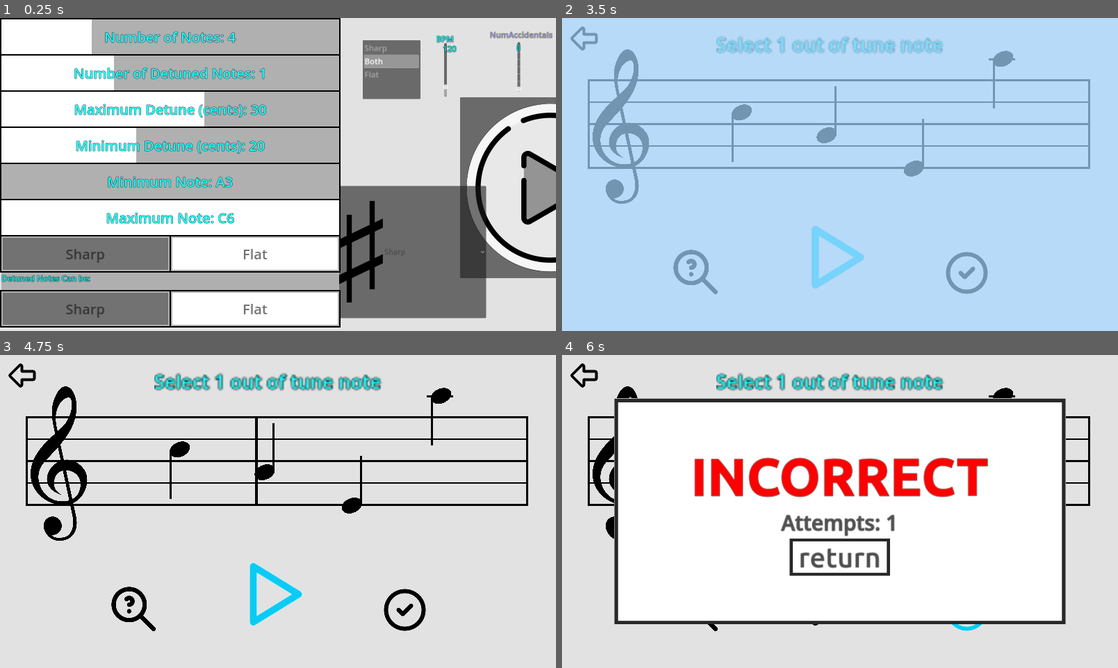
Above: before the commit, frames 1-4 (two rows, left to right).
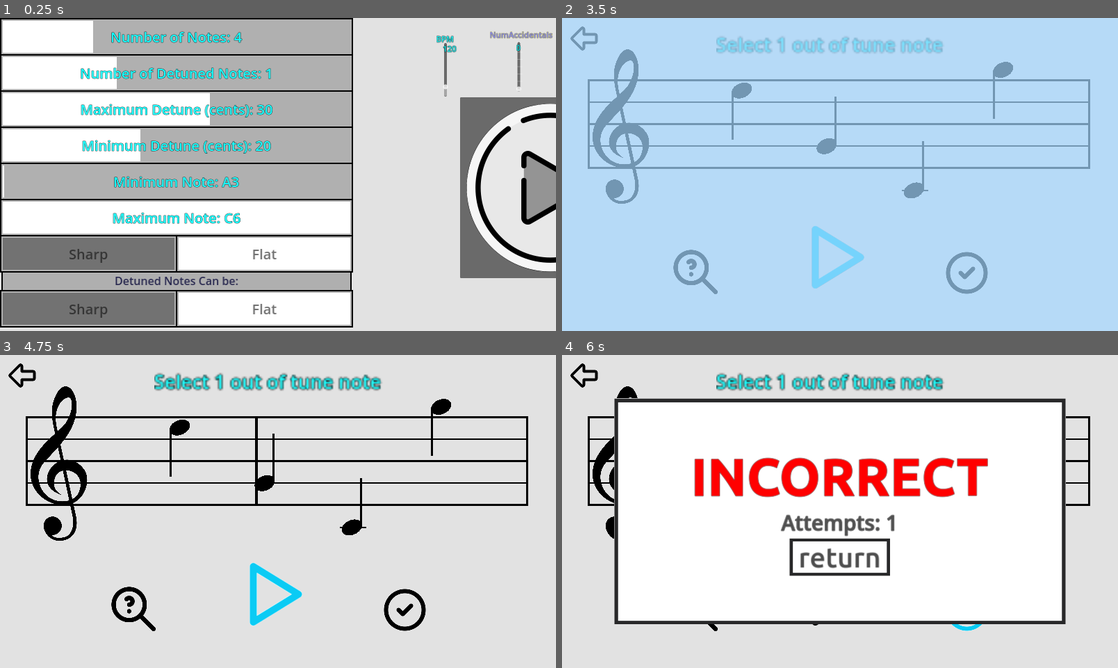
Above: after the commit, the same moments.

Repository: Sniggiho/COMP225-Reluna
Game: Godot game, scene res://Scenes/FreeplaySettingsMenu/FreeplaySettingsMenu.tscn
Same seed, same stepped clock (60 frames per second), same inputs: the game is played once before the commit and once after it. This scene is started directly instead of the project's main scene.
Inputs (mouse positions are in pixels of both pictures, inside the frame that each line leads up to):
- Up to frame 1 (0.25 s): no input
- Up to frame 2 (3.5 s): click "Sharp" at 0.5 s; click "Sharp" at 1.25 s; click "Flat" at 2 s; click (1112, 187) at 2.75 s
- Up to frame 3 (4.75 s): click (272, 592) at 3.5 s; click (272, 592) at 4.25 s
- Up to frame 4 (6 s): click (739, 448) at 5.02 s; click (967, 608) at 5.75 s

The runs differ from the first frame. In frame 1, 22% of the frame differs, in the area x 0-88%, y 0-99%; in frame 2, 1.1%; in frame 3, 1.1%; in frame 4, 0.1%.

Commit message:
Unified NewHSlider and NewItemList Design

Diff:
--- a/Project/Scenes/FreeplaySettingsMenu/FreeplaySettingsMenu.tscn
+++ b/Project/Scenes/FreeplaySettingsMenu/FreeplaySettingsMenu.tscn
@@ -1,16 +1,12 @@
-[gd_scene load_steps=21 format=3 uid="uid://bga4qsn2ueiyh"]
+[gd_scene load_steps=18 format=3 uid="uid://bga4qsn2ueiyh"]
 
 [ext_resource type="Script" path="res://Scenes/FreeplaySettingsMenu/FreeplaySettingsMenu.gd" id="1_qg26p"]
-[ext_resource type="Script" path="res://Scenes/FreeplaySettingsMenu/DetuneDirection.gd" id="2_ygjhj"]
 [ext_resource type="Theme" uid="uid://dhkx10rwrne4u" path="res://projectTheme.tres" id="7_adwbt"]
 [ext_resource type="Texture2D" uid="uid://b8vml561x4g7f" path="res://TempImage/cartoonPlayButton.png" id="7_u3omm"]
 [ext_resource type="Script" path="res://Scenes/FreeplaySettingsMenu/BPM.gd" id="11_lxjt2"]
 [ext_resource type="Script" path="res://Scenes/FreeplaySettingsMenu/NumAccidentals.gd" id="12_h41v1"]
 [ext_resource type="Shader" path="res://Scenes/FreeplaySettingsMenu/FreeplaySettingsMenu.gdshader" id="12_wkt3d"]
 [ext_resource type="Script" path="res://Scenes/FreeplaySettingsMenu/RichTextLabel.gd" id="13_3tafd"]
-[ext_resource type="Texture2D" uid="uid://c2185eldy3b1d" path="res://Scenes/MusicStaff/sharp.png" id="15_xdgnf"]
-[ext_resource type="Texture2D" uid="uid://do8in4h6g4ypg" path="res://Scenes/MusicStaff/flat.png" id="16_yuih7"]
-[ext_resource type="Script" path="res://Scenes/FreeplaySettingsMenu/BySharp.gd" id="17_cybx8"]
 [ext_resource type="PackedScene" uid="uid://cdkxlettgjlwb" path="res://Scenes/NewHSlider/NewHSlider.tscn" id="18_2jqco"]
 [ext_resource type="Script" path="res://Scenes/FreeplaySettingsMenu/MinNote2.gd" id="19_08umj"]
 [ext_resource type="Script" path="res://Scenes/FreeplaySettingsMenu/NumNotes2.gd" id="19_amv7j"]
@@ -24,20 +20,14 @@
 shader = ExtResource("12_wkt3d")
 shader_parameter/mousePosition = null
 
+[sub_resource type="StyleBoxLine" id="StyleBoxLine_kvu5a"]
+grow_begin = 4.0
+grow_end = 4.0
+thickness = 4
+vertical = true
+
 [node name="FreeplaySettingsMenu" type="Node2D"]
 script = ExtResource("1_qg26p")
-
-[node name="DetuneDirection" type="ItemList" parent="."]
-offset_left = 1043.0
-offset_top = 64.0
-offset_right = 1210.0
-offset_bottom = 233.0
-auto_height = true
-item_count = 3
-item_0/text = "Sharp"
-item_1/text = "Both"
-item_2/text = "Flat"
-script = ExtResource("2_ygjhj")
 
 [node name="MenuBar" type="MenuBar" parent="."]
 visible = false
@@ -98,26 +88,11 @@
 script = ExtResource("13_3tafd")
 shader = ExtResource("12_wkt3d")
 
-[node name="BySharp" type="OptionButton" parent="."]
-offset_left = 967.0
-offset_top = 483.0
-offset_right = 1399.0
-offset_bottom = 863.0
-item_count = 2
-selected = 0
-popup/item_0/text = "Sharp"
-popup/item_0/icon = ExtResource("15_xdgnf")
-popup/item_0/id = 0
-popup/item_1/text = "Flat"
-popup/item_1/icon = ExtResource("16_yuih7")
-popup/item_1/id = 1
-script = ExtResource("17_cybx8")
-
 [node name="NotesSettings" type="VBoxContainer" parent="."]
 offset_left = 4.0
 offset_top = 4.0
-offset_right = 976.0
-offset_bottom = 898.0
+offset_right = 1012.0
+offset_bottom = 886.0
 
 [node name="NumNotes" parent="NotesSettings" instance=ExtResource("18_2jqco")]
 custom_minimum_size = Vector2(0, 100)
@@ -164,7 +139,6 @@
 minActualValue = 5
 maxActualValue = 50
 height = 100.0
-backgroundSelectedColor = Color(0.654902, 0.811765, 0.882353, 1)
 
 [node name="MinNote" parent="NotesSettings" instance=ExtResource("18_2jqco")]
 custom_minimum_size = Vector2(0, 100)
@@ -195,27 +169,50 @@
 custom_minimum_size = Vector2(0, 150)
 layout_mode = 2
 
-[node name="ColorRect" type="ColorRect" parent="NotesSettings/VBoxContainer"]
-custom_minimum_size = Vector2(0, 50)
+[node name="CenterContainer" type="HBoxContainer" parent="NotesSettings/VBoxContainer"]
+layout_mode = 2
+theme_override_constants/separation = 0
+
+[node name="VSeparator" type="VSeparator" parent="NotesSettings/VBoxContainer/CenterContainer"]
+layout_mode = 2
+theme_override_styles/separator = SubResource("StyleBoxLine_kvu5a")
+
+[node name="ColorRect" type="ColorRect" parent="NotesSettings/VBoxContainer/CenterContainer"]
+custom_minimum_size = Vector2(1000, 50)
 layout_mode = 2
 color = Color(0.6875, 0.6875, 0.6875, 1)
 
-[node name="RichTextLabel" type="RichTextLabel" parent="NotesSettings/VBoxContainer/ColorRect"]
-custom_minimum_size = Vector2(0, 50)
-layout_mode = 2
-offset_right = 972.0
-offset_bottom = 50.0
+[node name="RichTextLabel" type="RichTextLabel" parent="NotesSettings/VBoxContainer/CenterContainer/ColorRect"]
+layout_mode = 1
+anchors_preset = -1
+anchor_left = 0.5
+anchor_top = 0.5
+anchor_right = 0.5
+anchor_bottom = 0.5
+offset_left = -127.5
+offset_top = -25.0
+offset_right = 127.5
+offset_bottom = 25.0
+grow_horizontal = 2
+grow_vertical = 2
+theme_override_colors/default_color = Color(0.156863, 0.156863, 0.309804, 1)
+theme_override_colors/font_outline_color = Color(0, 0, 0, 0)
+theme_override_font_sizes/normal_font_size = 32
 text = "Detuned Notes Can be:"
+fit_content = true
+autowrap_mode = 0
+
+[node name="VSeparator2" type="VSeparator" parent="NotesSettings/VBoxContainer/CenterContainer"]
+layout_mode = 2
+theme_override_styles/separator = SubResource("StyleBoxLine_kvu5a")
 
 [node name="DetuneDirection" parent="NotesSettings/VBoxContainer" instance=ExtResource("19_ik1lg")]
 custom_minimum_size = Vector2(0, 100)
 layout_mode = 2
 
-[connection signal="item_selected" from="DetuneDirection" to="DetuneDirection" method="_on_item_selected"]
 [connection signal="pressed" from="PlayButton" to="." method="_on_button_pressed"]
 [connection signal="value_changed" from="BPM" to="BPM" method="_on_value_changed"]
 [connection signal="value_changed" from="NumAccidentals" to="NumAccidentals" method="_on_value_changed"]
-[connection signal="item_selected" from="BySharp" to="BySharp" method="_on_item_selected"]
 [connection signal="valueChanged" from="NotesSettings/NumNotes" to="NotesSettings/NumDetunedNotes" method="_on_num_notes_value_changed"]
 [connection signal="value_changed" from="NotesSettings/NumNotes" to="NotesSettings/NumNotes" method="_on_value_changed_derived"]
 [connection signal="value_changed" from="NotesSettings/NumDetunedNotes" to="NotesSettings/NumDetunedNotes" method="_on_value_changed_derived"]
--- a/Project/Scenes/NewHSlider/NewHSlider.gd
+++ b/Project/Scenes/NewHSlider/NewHSlider.gd
@@ -24,8 +24,6 @@
 @export_color_no_alpha var backgroundSelectedColor : Color = Color("98d3e6")
 var mouseIn : bool = false
 var focusIn : bool = false
-
-
 
 # Called when the node enters the scene tree for the first time.
 func _ready():
@@ -63,7 +61,13 @@
 func _updateSelectedSize() -> void:
 	if not flip:
 		# Improved so while (min_value < max_value), min_value can be anything and the bar still works
-		$Selected.size.x = (value - min_value) / (max_value - min_value) * self.size.x
+		$Selected.position = Vector2(margin, margin)
+		$Selected.size.x = (value - min_value) / (max_value - min_value) * self.size.x - 2 * margin
+		$Selected.size.y = self.size.y - 2 * margin
+
+		if $Selected.size.x < 5:
+			$Selected.size.x = 5
+
 	else:
 		# TODO: Implement flip, if needed
 		pass
--- a/Project/Scenes/NewHSlider/NewHSlider.tscn
+++ b/Project/Scenes/NewHSlider/NewHSlider.tscn
@@ -43,8 +43,10 @@
 
 [node name="Selected" type="ColorRect" parent="."]
 layout_mode = 2
-offset_right = 182.667
-offset_bottom = 209.0
+offset_left = 4.0
+offset_top = 4.0
+offset_right = 178.667
+offset_bottom = 205.0
 metadata/_edit_lock_ = true
 
 [node name="CenterContainer" type="CenterContainer" parent="."]
